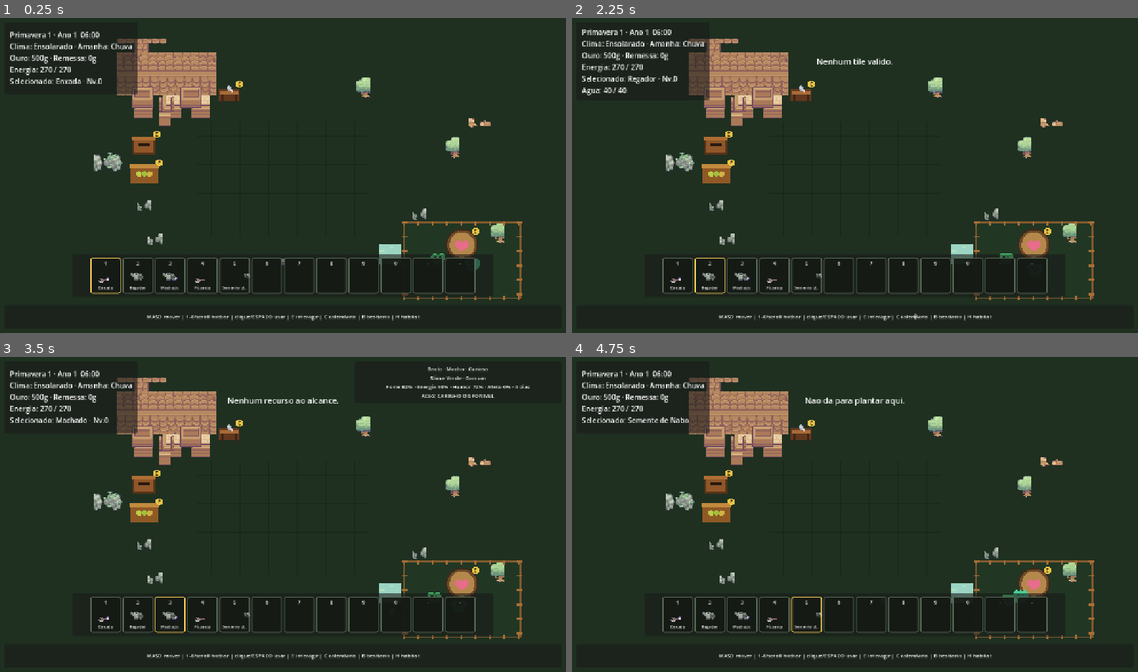
Above: before the commit, frames 1-4 (two rows, left to right).
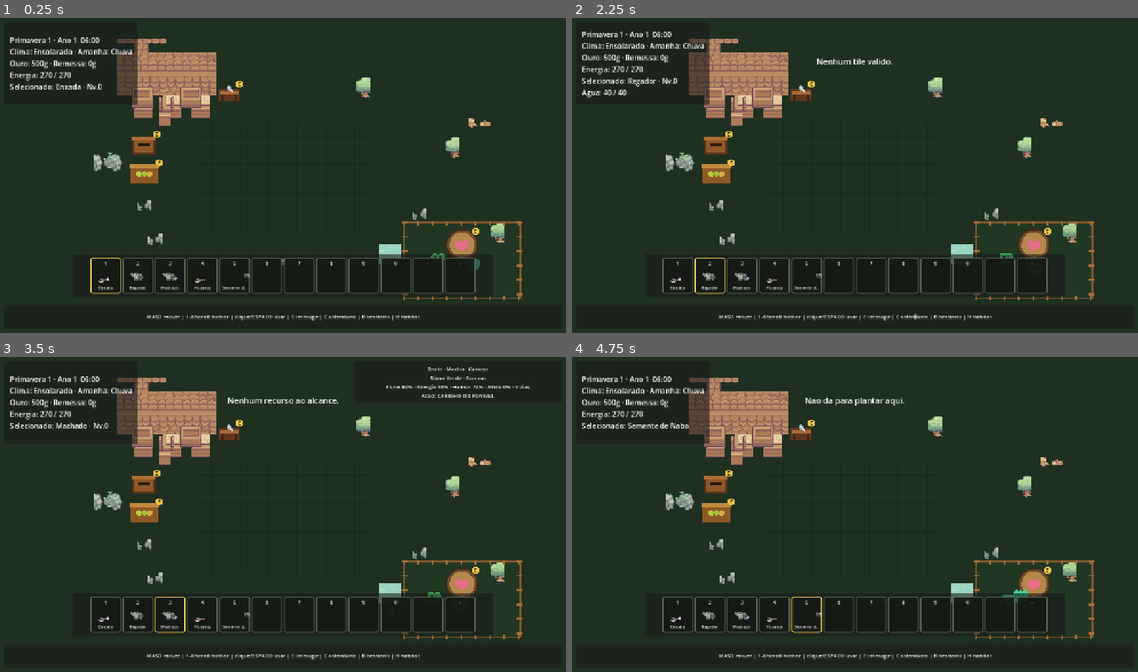
Above: after the commit, the same moments.

Repository: HelioConde/GameSlime
Game: Godot game, scene res://scenes/world/main.tscn
Two runs of this game, one before a commit and one after it. Both use one fixed random seed, a clock stepped at 60 frames per second and the inputs below.
Inputs (mouse positions are in pixels of both pictures, inside the frame that each line leads up to):
- Up to frame 1 (0.25 s): no input
- Up to frame 2 (2.25 s): tap Enter at 0.5 s; move the mouse to (979, 159) at 0.52 s; hold D 0.53-1.28 s; tap E at 0.6 s; click (979, 159) at 0.67 s; tap Space at 0.77, 1.25, 1.52 s; move the mouse to (741, 191) at 1.27 s; hold S 1.28-2.03 s; tap 1 at 1.35 s; move the mouse to (911, 106) at 2.02 s; hold D from 2.03 s (still down); tap 2 at 2.1 s
- Up to frame 3 (3.5 s): move the mouse to (254, 577) at 2.77 s; release D at 2.78 s; hold W from 2.78 s (still down); tap 3 at 2.85 s; click (254, 577) at 2.92 s; tap Space at 3.02 s
- Up to frame 4 (4.75 s): move the mouse to (1024, 561) at 3.52 s; release W at 3.53 s; hold A from 3.53 s (still down); tap 4 at 3.6 s; tap Space at 3.77, 4.52 s; move the mouse to (685, 467) at 4.27 s; tap 5 at 4.35 s

The runs differ from the first frame. In frame 1, 1.8% of the frame differs, in the area x 1-25%, y 4-28%; in frame 2, 1.4%; in frame 3, 1.9%; in frame 4, 1.9%.

Commit message:
chore: expand HUD for economy

Diff:
--- a/scenes/ui/game_hud.tscn
+++ b/scenes/ui/game_hud.tscn
@@ -9,7 +9,7 @@
 offset_left = 18.0
 offset_top = 18.0
 offset_right = 290.0
-offset_bottom = 178.0
+offset_bottom = 202.0
 
 [node name="Margin" type="MarginContainer" parent="StatusPanel"]
 theme_override_constants/margin_left = 12
